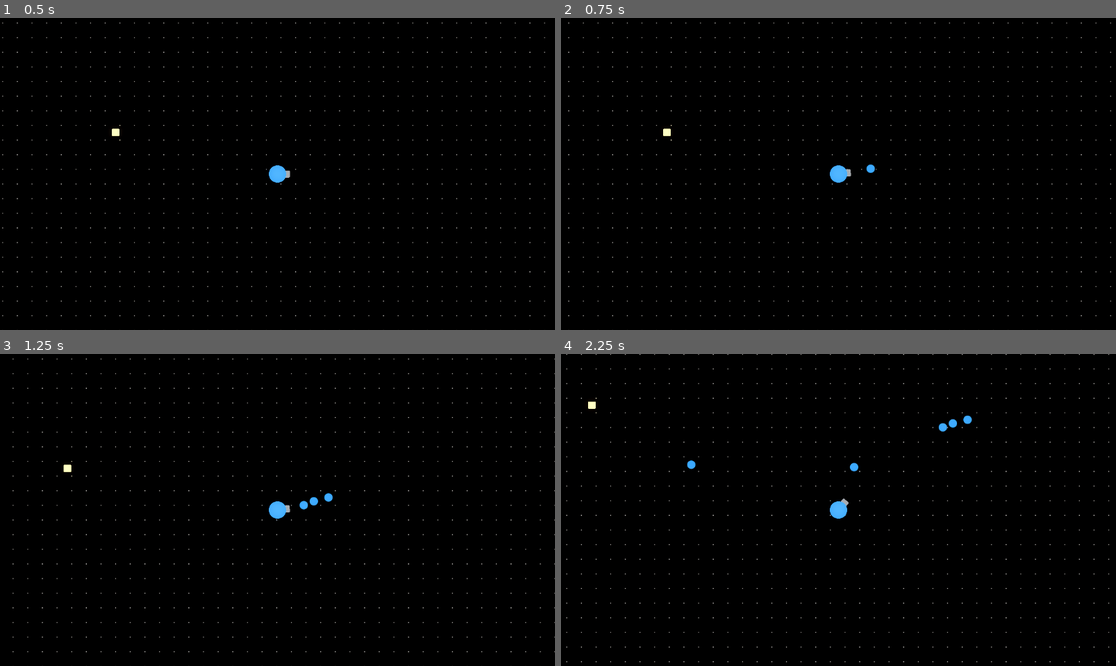
Above: before the commit, frames 1-4 (two rows, left to right).
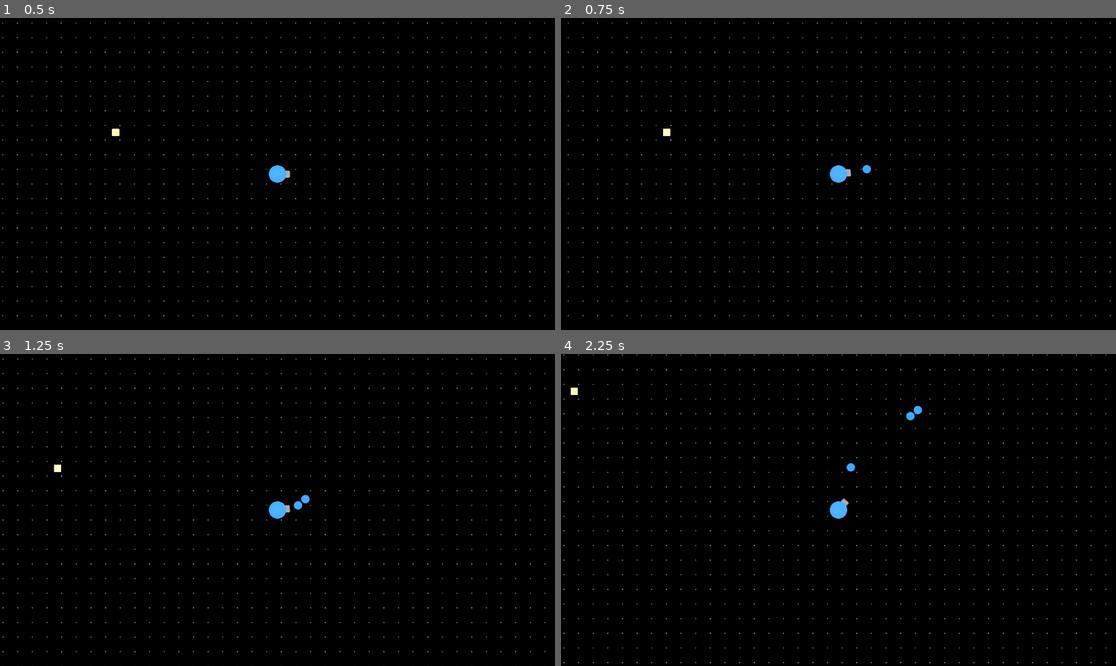
Above: after the commit, the same moments.

Repository: AkaExpress/SHMUP
Game: Godot game, scene res://Main.tscn
Two runs of this game, one before a commit and one after it. Both use one fixed random seed, a clock stepped at 60 frames per second and the inputs below.
Inputs (mouse positions are in pixels of both pictures, inside the frame that each line leads up to):
- Up to frame 1 (0.5 s): no input
- Up to frame 2 (0.75 s): tap Enter at 0.5 s; move the mouse to (960, 158) at 0.52 s; press the mouse at (960, 158) at 0.53 s; hold D (move_right) from 0.53 s (still down)
- Up to frame 3 (1.25 s): keep holding D (move_right)
- Up to frame 4 (2.25 s): move the mouse to (727, 525) at 1.27 s; release D (move_right) at 1.28 s; release the mouse at (727, 525) at 1.28 s; hold S (move_down) 1.28-2.03 s; click (727, 525) at 1.35 s; move the mouse to (894, 441) at 2.02 s; press the mouse at (894, 441) at 2.03 s; hold D (move_right) from 2.03 s (still down)

Frame 1 is identical in both runs. In frame 2, 0.8% of the frame differs, in the area x 1-100%, y 1-96%; in frame 3, 1.7%; in frame 4, 1.9%, in the area x 0-99%, y 0-100%.

Commit message:
Proper bullet penetration
Compares penetration to resistance to determine if the bullet can go ahead; otherwise the bullet bounces away.

Diff:
--- a/Objects/enemy.gd
+++ b/Objects/enemy.gd
@@ -7,7 +7,8 @@
 const default_damage = 5.0
 const default_reload_time = 0.75
 const default_bullet_speed = 150.0
-const default_bullet_health = 0.25
+const default_bullet_penetration = 0.5
+const default_resistance = 1
 const bullet_path = preload("res://Objects/enemy_bullet.tscn")
 
 var acceleration = default_acceleration
@@ -16,7 +17,8 @@
 var damage = default_damage
 var reload_time = default_reload_time
 var bullet_speed = default_bullet_speed
-var bullet_health = default_bullet_health
+var bullet_penetration = default_bullet_penetration
+var resistance = default_resistance
 
 var can_shoot = true
 var forced_aggro = false
@@ -64,6 +66,8 @@
 	$HealthManager.hit(body.damage)
 	aggro = true
 	forced_aggro = true
+	if body is PlayerBullet:
+		body.queue_free()
 
 func shoot():
 	if can_shoot:
--- a/Objects/enemy_bullet.gd
+++ b/Objects/enemy_bullet.gd
@@ -3,38 +3,24 @@
 
 var enemy
 var bullet_speed
-var max_bullet_health
-var bullet_health
+var bullet_penetration
+var resistance
 var damage
-
-var colliders = []
 
 func _ready():
 	enemy = Enemy.new()
 	bullet_speed = enemy.bullet_speed
-	max_bullet_health = enemy.bullet_health
-	bullet_health = enemy.bullet_health
+	bullet_penetration = enemy.bullet_penetration
+	resistance = enemy.resistance
 	damage = enemy.damage
 
 func _physics_process(delta):
-	for body in colliders:
-		if body.get("damage"):
-			bullet_health -= delta * body.damage
-		else:
-			bullet_health -= delta * 5
-	if bullet_health <= 0:
-		queue_free()
-		colliders.clear()
-	move_and_collide(velocity.normalized() * delta * bullet_speed)
-
-func _on_body_entered(body):
-	if body == self or body is EnemyBullet:
-		return
-	colliders.append(body)
-
-func _on_body_exited(body):
-	if body == self or body is EnemyBullet:
-		return
-	var index = colliders.find(body)
-	if index >= 0:
-		colliders.remove_at(index)
+	var motion = move_and_collide(velocity.normalized() * delta * bullet_speed)
+	if motion:
+		if motion.get_collider():
+			var collider = motion.get_collider()
+			if collider.get("resistance"):
+				if bullet_penetration < collider.resistance:
+					velocity = velocity.bounce(motion.get_normal())
+			else:
+				velocity = velocity.bounce(motion.get_normal())
--- a/Objects/enemy_bullet.tscn
+++ b/Objects/enemy_bullet.tscn
@@ -1,13 +1,10 @@
-[gd_scene load_steps=5 format=3 uid="uid://c45hjt2m63lw0"]
+[gd_scene load_steps=4 format=3 uid="uid://c45hjt2m63lw0"]
 
 [ext_resource type="Script" path="res://Objects/enemy_bullet.gd" id="1_y1dfi"]
 [ext_resource type="Texture2D" uid="uid://buhjaatobuq1q" path="res://Sprites/enemy_bullet.png" id="2_vlcf3"]
 
 [sub_resource type="CircleShape2D" id="CircleShape2D_qox0m"]
 radius = 6.5
-
-[sub_resource type="CircleShape2D" id="CircleShape2D_7uoea"]
-radius = 6.6
 
 [node name="EnemyBullet" type="CharacterBody2D"]
 script = ExtResource("1_y1dfi")
@@ -18,11 +15,3 @@
 
 [node name="CollisionShape2D" type="CollisionShape2D" parent="."]
 shape = SubResource("CircleShape2D_qox0m")
-
-[node name="Area2D" type="Area2D" parent="."]
-
-[node name="CollisionShape2D" type="CollisionShape2D" parent="Area2D"]
-shape = SubResource("CircleShape2D_7uoea")
-
-[connection signal="body_entered" from="Area2D" to="." method="_on_body_entered"]
-[connection signal="body_exited" from="Area2D" to="." method="_on_body_exited"]
--- a/Objects/player.gd
+++ b/Objects/player.gd
@@ -1,13 +1,14 @@
 extends CharacterBody2D
 class_name Player
 
-const default_speed = 200.0
+const default_speed = 250.0
 const default_acceleration = 1200.0
 const default_friction = 0.05
 const default_damage = 10.0
-const default_reload_time = 0.25
-const default_bullet_speed = 300.0
-const default_bullet_health = 0.25
+const default_reload_time = 0.5
+const default_bullet_speed = 250.0
+const default_bullet_penetration = 1
+const default_resistance = 1
 const bullet_path = preload("res://Objects/player_bullet.tscn")
 
 var acceleration = default_acceleration
@@ -16,7 +17,8 @@
 var damage = default_damage
 var reload_time = default_reload_time
 var bullet_speed = default_bullet_speed
-var bullet_health = default_bullet_health
+var bullet_penetration = default_bullet_penetration
+var resistance = default_resistance
 
 var can_shoot = true
 
@@ -65,3 +67,5 @@
 	if body is Player or body is PlayerBullet:
 		return
 	$HealthManager.hit(body.damage)
+	if body is EnemyBullet:
+		body.queue_free()
--- a/Objects/player_bullet.gd
+++ b/Objects/player_bullet.gd
@@ -3,39 +3,24 @@
 
 var player
 var bullet_speed
-var max_bullet_health
-var bullet_health
+var bullet_penetration
+var resistance
 var damage
-
-var colliders = []
 
 func _ready():
 	player = Player.new()
 	bullet_speed = player.bullet_speed
-	max_bullet_health = player.bullet_health
-	bullet_health = player.bullet_health
+	bullet_penetration = player.bullet_penetration
+	resistance = player.resistance
 	damage = player.damage
 
 func _physics_process(delta):
-	for body in colliders:
-		if !body:
-			continue
-		if body.get("damage"):
-			bullet_health -= delta * body.damage
-		else:
-			bullet_health -= delta * 5
-	if bullet_health <= 0:
-		queue_free()
-	move_and_collide(velocity.normalized() * delta * bullet_speed)
-
-func _on_body_entered(body):
-	if body == self or body is PlayerBullet:
-		return
-	colliders.append(body)
-
-func _on_body_exited(body):
-	if body == self or body is PlayerBullet:
-		return
-	var index = colliders.find(body)
-	if index >= 0:
-		colliders.remove_at(index)
+	var motion = move_and_collide(velocity.normalized() * delta * bullet_speed)
+	if motion:
+		if motion.get_collider():
+			var collider = motion.get_collider()
+			if collider.get("resistance"):
+				if bullet_penetration < collider.resistance:
+					velocity = velocity.bounce(motion.get_normal())
+			else:
+				velocity = velocity.bounce(motion.get_normal())
--- a/Objects/player_bullet.tscn
+++ b/Objects/player_bullet.tscn
@@ -1,13 +1,10 @@
-[gd_scene load_steps=5 format=3 uid="uid://e0qoix8ugshu"]
+[gd_scene load_steps=4 format=3 uid="uid://e0qoix8ugshu"]
 
 [ext_resource type="Script" path="res://Objects/player_bullet.gd" id="1_2sc4s"]
 [ext_resource type="Texture2D" uid="uid://c3puci7jkvdop" path="res://Sprites/player_bullet.png" id="2_05p44"]
 
 [sub_resource type="CircleShape2D" id="CircleShape2D_lguvf"]
 radius = 10.198
-
-[sub_resource type="CircleShape2D" id="CircleShape2D_nq3cm"]
-radius = 10.3
 
 [node name="PlayerBullet" type="CharacterBody2D"]
 script = ExtResource("1_2sc4s")
@@ -18,11 +15,3 @@
 
 [node name="CollisionShape2D" type="CollisionShape2D" parent="."]
 shape = SubResource("CircleShape2D_lguvf")
-
-[node name="Area2D" type="Area2D" parent="."]
-
-[node name="CollisionShape2D" type="CollisionShape2D" parent="Area2D"]
-shape = SubResource("CircleShape2D_nq3cm")
-
-[connection signal="body_entered" from="Area2D" to="." method="_on_body_entered"]
-[connection signal="body_exited" from="Area2D" to="." method="_on_body_exited"]
